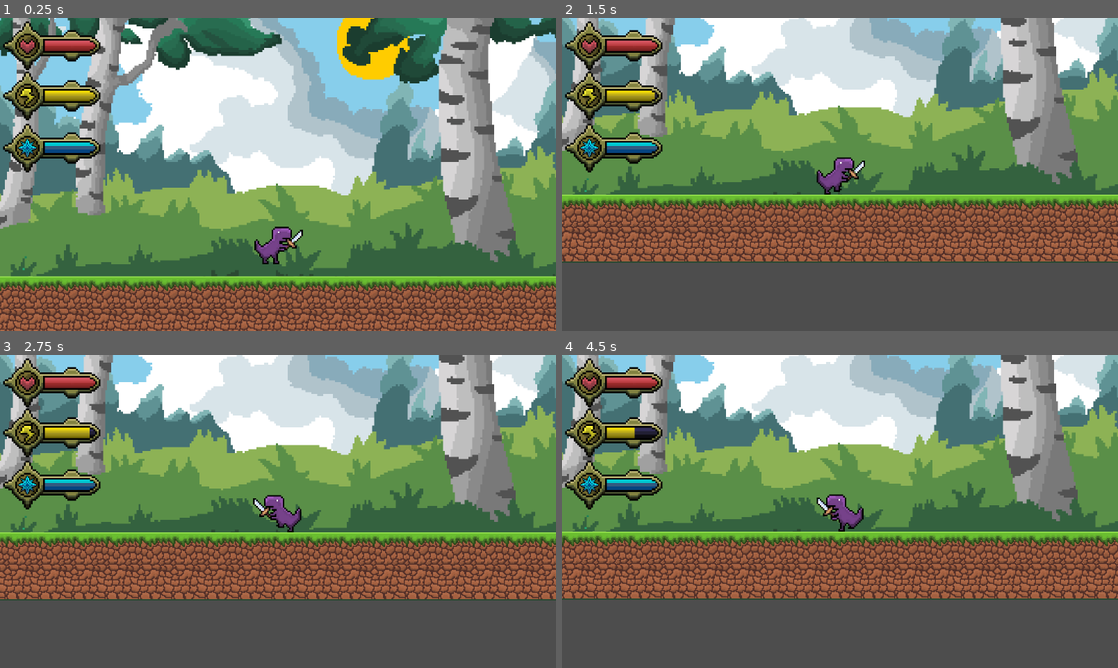
Above: before the commit, frames 1-4 (two rows, left to right).
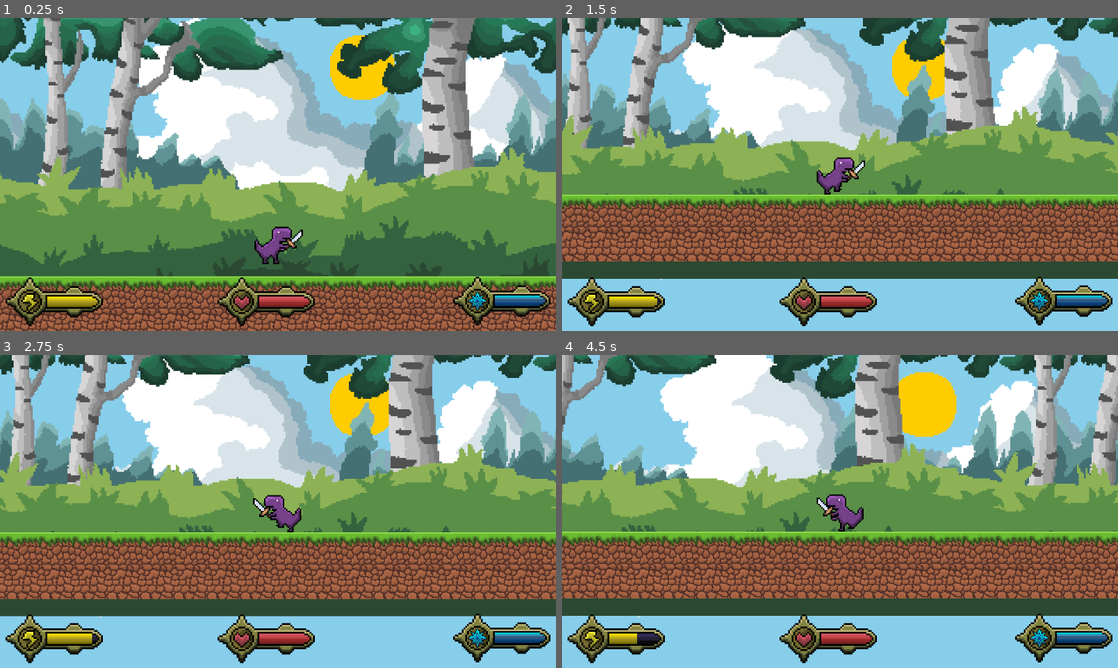
Above: after the commit, the same moments.

Repository: LeeTuah/rexvalley
Game: Godot game, scene res://game_manager.tscn
The game is run twice, just before and just after one commit, with the same random seed, the same clock (stepped at 60 frames per second) and the same inputs.
Inputs (mouse positions are in pixels of both pictures, inside the frame that each line leads up to):
- Up to frame 1 (0.25 s): no input
- Up to frame 2 (1.5 s): tap Enter (ui_accept) at 0.5, 0.77 s; move the mouse to (962, 158) at 0.52 s; hold Right (ui_right) from 0.53 s (still down); tap R (ui_look_down) at 0.6 s; click (962, 158) at 0.67 s; move the mouse to (728, 190) at 1.27 s; tap 1 (magic_fireball) at 1.35 s
- Up to frame 3 (2.75 s): tap Enter (ui_accept) at 1.52 s; tap R (ui_look_down) at 1.55, 2.3 s; move the mouse to (333, 442) at 2.02 s; release Right (ui_right) at 2.03 s; hold Left (ui_left) from 2.03 s (still down); hold Right mouse button (magic_initiate) from 2.03 s (still down)
- Up to frame 4 (4.5 s): move the mouse to (812, 574) at 2.77 s; release Left (ui_left) at 2.78 s; release Right mouse button (magic_initiate) at 2.78 s; hold Right (ui_right) 2.78-4.28 s; tap 2 (magic_shield) at 2.85 s; click (812, 574) at 2.92 s; tap Enter (ui_accept) at 3.02, 3.77 s; tap R (ui_look_down) at 3.05, 3.6 s; move the mouse to (1006, 558) at 3.52 s; move the mouse to (673, 464) at 4.27 s; hold Left (ui_left) from 4.28 s (still down); tap Alt at 4.35 s

The runs differ from the first frame. In frame 1, 52% of the frame differs, in the area x 0-100%, y 0-99%; in frame 2, 68%, in the area x 0-100%, y 0-100%; in frame 3, 68%; in frame 4, 68%.

Commit message:
Changed the file structure, added parallax effect with the summer background

Diff:
--- a/game_manager.gd
+++ b/game_manager.gd
@@ -60,6 +60,3 @@
 
 func _process(_delta: float) -> void:
 	generate_new_terrain();
-
-	$background_summer.position.x = get_node("player").position.x;
-	$background_summer.position.y = (get_node("player").position.y)*0.3 + 270;
--- a/game_manager.tscn
+++ b/game_manager.tscn
@@ -2,50 +2,47 @@
 
 [ext_resource type="PackedScene" uid="uid://bctd65a0ob5g3" path="res://scenes/player/player.tscn" id="1_70yv6"]
 [ext_resource type="Script" uid="uid://h1c73dfxafel" path="res://game_manager.gd" id="1_smx3j"]
-[ext_resource type="Texture2D" uid="uid://bcbjkqylmron8" path="res://assets/background_1.png" id="2_vk86k"]
+[ext_resource type="PackedScene" uid="uid://bx5vwqdrbhuq7" path="res://scenes/backgrounds/background_summer.tscn" id="2_8jrwq"]
 [ext_resource type="PackedScene" uid="uid://bm8s4h5i3c4oe" path="res://scenes/player_stats/health_bar.tscn" id="3_o2178"]
 [ext_resource type="PackedScene" uid="uid://ch5kqc4mtaakt" path="res://scenes/player_stats/stamina_bar.tscn" id="5_vk86k"]
-[ext_resource type="Texture2D" uid="uid://1dk8ldij4tnx" path="res://assets/mana_bar_empty.png" id="6_8jrwq"]
-[ext_resource type="Texture2D" uid="uid://b4hk5wwyw3t75" path="res://assets/mana_bar.png" id="7_gth8u"]
+[ext_resource type="Texture2D" uid="uid://1dk8ldij4tnx" path="res://assets/status_bars/mana_bar_empty.png" id="6_8jrwq"]
+[ext_resource type="Texture2D" uid="uid://b4hk5wwyw3t75" path="res://assets/status_bars/mana_bar.png" id="7_gth8u"]
 [ext_resource type="Script" uid="uid://djtwd7qq5of13" path="res://scenes/player_stats/mana_bar.gd" id="8_dq8jp"]
 
 [node name="game_manager" type="Node2D" unique_id=757637544]
 script = ExtResource("1_smx3j")
 
-[node name="background_summer" type="Sprite2D" parent="." unique_id=287331053]
-texture_filter = 1
-position = Vector2(83.333244, -148.62505)
-scale = Vector2(5.6513886, 5.651389)
-texture = ExtResource("2_vk86k")
+[node name="background_summer" parent="." unique_id=242852295 instance=ExtResource("2_8jrwq")]
 
 [node name="player" parent="." unique_id=1387465769 instance=ExtResource("1_70yv6")]
 position = Vector2(787, 686)
 
 [node name="terrain" type="Node" parent="." unique_id=1150755276]
 
+[node name="Fireball" type="Node" parent="." unique_id=1127337835]
+
 [node name="CanvasLayer" type="CanvasLayer" parent="." unique_id=1138046388]
 
 [node name="health_bar" parent="CanvasLayer" unique_id=637997677 instance=ExtResource("3_o2178")]
-offset_left = -0.6
-offset_right = 113.6
-offset_bottom = 32.0
+offset_left = 616.0
+offset_top = 736.00006
+offset_right = 730.2
+offset_bottom = 768.00006
 
 [node name="stamina_bar" parent="CanvasLayer" unique_id=904279260 instance=ExtResource("5_vk86k")]
-offset_left = -1.0000004
-offset_top = 144.0
-offset_right = 92.19994
-offset_bottom = 176.0
+offset_left = 6.3999987
+offset_top = 736.0
+offset_right = 99.59995
+offset_bottom = 768.0
 
 [node name="mana_bar" type="TextureProgressBar" parent="CanvasLayer" unique_id=2087966024]
 texture_filter = 1
-offset_left = 8.6
-offset_top = 304.0
-offset_right = 120.6
-offset_bottom = 360.0
+offset_left = 1304.0001
+offset_top = 744.0
+offset_right = 1416.0001
+offset_bottom = 800.0
 scale = Vector2(2.5, 2.5)
 texture_under = ExtResource("6_8jrwq")
 texture_progress = ExtResource("7_gth8u")
 texture_progress_offset = Vector2(48, 21.7)
 script = ExtResource("8_dq8jp")
-
-[node name="Fireball" type="Node" parent="." unique_id=1127337835]
--- a/scenes/Magic/fire_ball.tscn
+++ b/scenes/Magic/fire_ball.tscn
@@ -1,7 +1,7 @@
 [gd_scene format=3 uid="uid://br6t7gtsfl3th"]
 
 [ext_resource type="Script" uid="uid://dldp2lk2cgp8m" path="res://scenes/Magic/fire_ball.gd" id="1_bldap"]
-[ext_resource type="Texture2D" uid="uid://cudsfcqyh8hqc" path="res://assets/fireball.png" id="1_xy6ur"]
+[ext_resource type="Texture2D" uid="uid://cudsfcqyh8hqc" path="res://assets/projectiles/fireball.png" id="1_xy6ur"]
 
 [node name="FireBall" type="Area2D" unique_id=1528362529]
 script = ExtResource("1_bldap")
--- /dev/null
+++ b/scenes/backgrounds/background_summer.gd
@@ -0,0 +1,11 @@
+extends Node2D
+
+
+# Called when the node enters the scene tree for the first time.
+func _ready() -> void:
+	pass # Replace with function body.
+
+
+# Called every frame. 'delta' is the elapsed time since the previous frame.
+func _process(delta: float) -> void:
+	pass
--- /dev/null
+++ b/scenes/backgrounds/background_summer.tscn
@@ -0,0 +1,60 @@
+[gd_scene format=3 uid="uid://bx5vwqdrbhuq7"]
+
+[ext_resource type="Texture2D" uid="uid://defu3fncb1t6t" path="res://assets/backgrounds/background_summer/layer1.png" id="1_rmn2p"]
+[ext_resource type="Texture2D" uid="uid://c7ki54ne58yja" path="res://assets/backgrounds/background_summer/layer2.png" id="2_7s5i1"]
+[ext_resource type="Texture2D" uid="uid://ckmpt7sbsbnu3" path="res://assets/backgrounds/background_summer/layer3.png" id="3_a41op"]
+[ext_resource type="Texture2D" uid="uid://v2113wlatyy6" path="res://assets/backgrounds/background_summer/layer4.png" id="4_l02p2"]
+[ext_resource type="Texture2D" uid="uid://dc3kwfmrenyfi" path="res://assets/backgrounds/background_summer/layer5.png" id="5_5chre"]
+
+[node name="background_summer" type="Node2D" unique_id=242852295]
+z_index = -4096
+
+[node name="layer1" type="Parallax2D" parent="." unique_id=897157584]
+scroll_scale = Vector2(0, 0)
+repeat_size = Vector2(1600, 0)
+
+[node name="Sprite2D" type="Sprite2D" parent="layer1" unique_id=851044406]
+texture_filter = 1
+scale = Vector2(2.5, 2.5)
+texture = ExtResource("1_rmn2p")
+centered = false
+
+[node name="layer2" type="Parallax2D" parent="." unique_id=260792057]
+scroll_scale = Vector2(0.1, 0.1)
+repeat_size = Vector2(1600, 0)
+
+[node name="Sprite2D" type="Sprite2D" parent="layer2" unique_id=34040668]
+texture_filter = 1
+scale = Vector2(2.5, 2.5)
+texture = ExtResource("2_7s5i1")
+centered = false
+
+[node name="layer3" type="Parallax2D" parent="." unique_id=1688952488]
+scroll_scale = Vector2(0.3, 0.3)
+repeat_size = Vector2(1600, 0)
+
+[node name="Sprite2D" type="Sprite2D" parent="layer3" unique_id=1580278603]
+texture_filter = 1
+scale = Vector2(2.5, 2.5)
+texture = ExtResource("3_a41op")
+centered = false
+
+[node name="layer4" type="Parallax2D" parent="." unique_id=1928211234]
+scroll_scale = Vector2(0.4, 0.4)
+repeat_size = Vector2(1600, 0)
+
+[node name="Sprite2D" type="Sprite2D" parent="layer4" unique_id=1279146065]
+texture_filter = 1
+scale = Vector2(2.5, 2.5)
+texture = ExtResource("4_l02p2")
+centered = false
+
+[node name="layer5" type="Parallax2D" parent="." unique_id=1242479161]
+scroll_scale = Vector2(0.5, 0.5)
+repeat_size = Vector2(1600, 0)
+
+[node name="Sprite2D" type="Sprite2D" parent="layer5" unique_id=1572260342]
+texture_filter = 1
+scale = Vector2(2.5, 2.5)
+texture = ExtResource("5_5chre")
+centered = false
--- a/scenes/floor/dirt_floor.tscn
+++ b/scenes/floor/dirt_floor.tscn
@@ -1,6 +1,6 @@
 [gd_scene format=3 uid="uid://cx6u6348o4c5e"]
 
-[ext_resource type="Texture2D" uid="uid://bd68nk3vps72e" path="res://assets/dirt.png" id="1_2nlq6"]
+[ext_resource type="Texture2D" uid="uid://bd68nk3vps72e" path="res://assets/tiles/dirt.png" id="1_2nlq6"]
 
 [sub_resource type="RectangleShape2D" id="RectangleShape2D_nrgbc"]
 size = Vector2(96, 96)
--- a/scenes/floor/ground_floor.tscn
+++ b/scenes/floor/ground_floor.tscn
@@ -1,6 +1,6 @@
 [gd_scene format=3 uid="uid://bnnhyqvg7pu1n"]
 
-[ext_resource type="Texture2D" uid="uid://d0plc6iwm5hpx" path="res://assets/grass_floor.png" id="1_ly37k"]
+[ext_resource type="Texture2D" uid="uid://d0plc6iwm5hpx" path="res://assets/tiles/grass_floor.png" id="1_ly37k"]
 
 [sub_resource type="RectangleShape2D" id="RectangleShape2D_01hqx"]
 size = Vector2(32, 32)
--- a/scenes/player/player.gd
+++ b/scenes/player/player.gd
@@ -1,6 +1,7 @@
 extends CharacterBody2D
 
 @onready var animated_sprite = $AnimatedSprite2D;
+@onready var animation_player = $AnimationPlayer;
 
 var fireball_scene = preload("res://scenes/Magic/fire_ball.tscn");
 
@@ -172,11 +173,12 @@
 
 	else:
 			idle_time += delta;
-			#var current_animation = animated_sprite.animation;
-			if idle_time >= IDLE_TIMES[animated_sprite.animation]: # checking counter wait time from dictionary above
+
+			var anim = animated_sprite.animation;
+			if idle_time >= IDLE_TIMES[anim]: # checking counter wait time from dictionary above
 				idle_time = 0.0;
 
-				if (animated_sprite.animation == "fireball_1"):
+				if (anim == "fireball_1"):
 					# creates a new fireball
 					fireball_instance = fireball_scene.instantiate();
 					fireball_instance.position = position;
@@ -185,7 +187,8 @@
 					get_parent().get_node("Fireball").add_child(fireball_instance);
 					animated_sprite.play("fireball_2");
 
-				elif (((animated_sprite.animation == "sword_slash1" or animated_sprite.animation == "sword_slash2") and queue_next_combo)):
+				# queues next colbo
+				elif (((anim == "sword_slash1" or anim == "sword_slash2") and queue_next_combo)):
 					queue_next_combo = false;
 					current_combo_counter += 1;
 					animated_sprite.play("sword_slash" + str(current_combo_counter));
@@ -196,10 +199,10 @@
 					queue_next_combo = false;
 
 
-			#logic checks whether the animation is sword_slash1 or sword_slash2
-			#and attack key pressed before the timer exceeds the cooldown
-			#and the combo counter is lesser than max value
-			elif ((animated_sprite.animation == "sword_slash1" or animated_sprite.animation == "sword_slash2") and
+			# logic checks whether the animation is sword_slash1 or sword_slash2
+			# and attack key pressed before the timer exceeds the cooldown
+			# and the combo counter is lesser than max value
+			elif ((anim == "sword_slash1" or anim == "sword_slash2") and
 				Input.is_action_just_pressed("ui_attack") and current_combo_counter < MAX_COMBO
 			):
 				queue_next_combo = true;
@@ -208,9 +211,9 @@
 	# camera look down functionality only for debugging right now
 	if (Input.is_action_just_pressed("ui_look_down")):
 		if ($Camera2D.position.y == CAMERA_DEFAULT_POS):
-			$AnimationPlayer.play("camera_moving_down");
+			animation_player.play("camera_moving_down");
 
 		else:
-			$AnimationPlayer.play("camera_moving_up");
+			animation_player.play("camera_moving_up");
 
 	global.player_position = position;
--- a/scenes/player/player.tscn
+++ b/scenes/player/player.tscn
@@ -1,13 +1,13 @@
 [gd_scene format=3 uid="uid://bctd65a0ob5g3"]
 
 [ext_resource type="Script" uid="uid://cfleorhu77pdc" path="res://scenes/player/player.gd" id="1_dovo2"]
-[ext_resource type="Texture2D" uid="uid://cquj8u7riakrn" path="res://assets/player_spritesheet_idle.png" id="2_dovo2"]
-[ext_resource type="Texture2D" uid="uid://dq4675n8fp5ag" path="res://assets/player_spritesheet_fireball.png" id="3_5gtgg"]
-[ext_resource type="Texture2D" uid="uid://c5gnxg5emrcog" path="res://assets/player_spritesheet_walk.png" id="3_gmlin"]
-[ext_resource type="Texture2D" uid="uid://b1yk6qvu5p034" path="res://assets/player_sword_slash1.png" id="4_lvxji"]
-[ext_resource type="Texture2D" uid="uid://beia8anoec13j" path="res://assets/player_sword_slash2.png" id="5_p47bc"]
-[ext_resource type="Texture2D" uid="uid://dgct4lwijq6rx" path="res://assets/player_spritesheet_shield.png" id="5_qek5x"]
-[ext_resource type="Texture2D" uid="uid://r14mtuip3qcv" path="res://assets/player_spritesheet_thrust.png" id="6_75vfm"]
+[ext_resource type="Texture2D" uid="uid://cquj8u7riakrn" path="res://assets/player/player_spritesheet_idle.png" id="2_dovo2"]
+[ext_resource type="Texture2D" uid="uid://dq4675n8fp5ag" path="res://assets/player/player_spritesheet_fireball.png" id="3_5gtgg"]
+[ext_resource type="Texture2D" uid="uid://c5gnxg5emrcog" path="res://assets/player/player_spritesheet_walk.png" id="3_gmlin"]
+[ext_resource type="Texture2D" uid="uid://b1yk6qvu5p034" path="res://assets/player/player_sword_slash1.png" id="4_lvxji"]
+[ext_resource type="Texture2D" uid="uid://beia8anoec13j" path="res://assets/player/player_sword_slash2.png" id="5_p47bc"]
+[ext_resource type="Texture2D" uid="uid://dgct4lwijq6rx" path="res://assets/player/player_spritesheet_shield.png" id="5_qek5x"]
+[ext_resource type="Texture2D" uid="uid://r14mtuip3qcv" path="res://assets/player/player_spritesheet_thrust.png" id="6_75vfm"]
 
 [sub_resource type="AtlasTexture" id="AtlasTexture_5q8fn"]
 atlas = ExtResource("3_5gtgg")
--- a/scenes/player_stats/health_bar.tscn
+++ b/scenes/player_stats/health_bar.tscn
@@ -1,8 +1,8 @@
 [gd_scene format=3 uid="uid://bm8s4h5i3c4oe"]
 
 [ext_resource type="Script" uid="uid://epk2t86syivn" path="res://scenes/player_stats/health_bar.gd" id="1_3jo6m"]
-[ext_resource type="Texture2D" uid="uid://5t4r6kwkvr5o" path="res://assets/health_bar_empty.png" id="1_wynrw"]
-[ext_resource type="Texture2D" uid="uid://b2rvqgf013fwc" path="res://assets/health_bar.png" id="2_wynrw"]
+[ext_resource type="Texture2D" uid="uid://5t4r6kwkvr5o" path="res://assets/status_bars/health_bar_empty.png" id="1_wynrw"]
+[ext_resource type="Texture2D" uid="uid://b2rvqgf013fwc" path="res://assets/status_bars/health_bar.png" id="2_wynrw"]
 
 [node name="health_bar" type="TextureProgressBar" unique_id=637997677]
 texture_filter = 1
--- a/scenes/player_stats/stamina_bar.tscn
+++ b/scenes/player_stats/stamina_bar.tscn
@@ -1,8 +1,8 @@
 [gd_scene format=3 uid="uid://ch5kqc4mtaakt"]
 
 [ext_resource type="Script" uid="uid://cci4iw4rj4kji" path="res://scenes/player_stats/stamina_bar.gd" id="1_56leh"]
-[ext_resource type="Texture2D" uid="uid://t2nku31mpv8o" path="res://assets/stamina_bar.png" id="1_axt0b"]
-[ext_resource type="Texture2D" uid="uid://pfhkyv2dy25d" path="res://assets/stamina_bar_empty.png" id="1_mfb2f"]
+[ext_resource type="Texture2D" uid="uid://t2nku31mpv8o" path="res://assets/status_bars/stamina_bar.png" id="1_axt0b"]
+[ext_resource type="Texture2D" uid="uid://pfhkyv2dy25d" path="res://assets/status_bars/stamina_bar_empty.png" id="1_mfb2f"]
 
 [node name="TextureProgressBar" type="TextureProgressBar" unique_id=904279260]
 texture_filter = 1
Renamed: assets/Screenshot.png -> assets/README/Screenshot.png
Not shown, added: assets/README/Screenshot.png.import
Not shown, removed: assets/Screenshot.png.import
Binary file removed: assets/aseprite downloads/76tp9n1.aseprite
Binary file removed: assets/aseprite downloads/920v1mn.aseprite
Binary file removed: assets/aseprite downloads/Shield.aseprite
Binary file removed: assets/aseprite downloads/fireball_magic-Sheet.aseprite
Binary file removed: assets/aseprite downloads/fireball_magic.aseprite
Binary file removed: assets/aseprite downloads/health_bar.aseprite
Binary file removed: assets/aseprite downloads/health_bar.png
Not shown, removed: assets/aseprite downloads/health_bar.png.import
Binary file removed: assets/aseprite downloads/khnzx64.aseprite
(and 68 more such lines)
